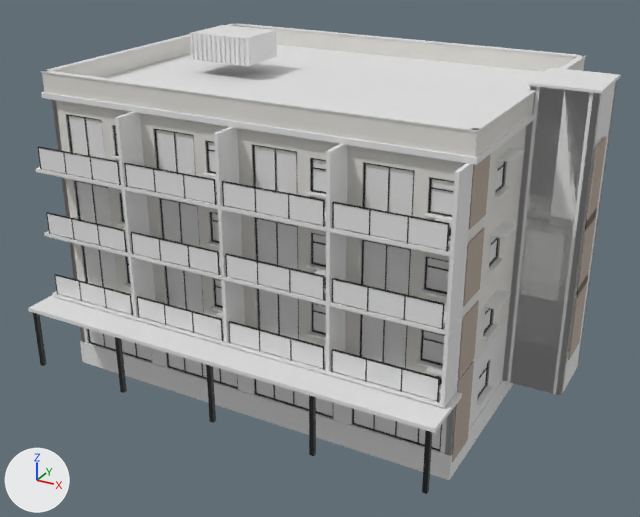
One commit to the glTF model godot/assets/buildings/apartment_20x15_4.glb: the scene before it, then after it.
The view is the same before and after, from a 50 mm lens placed at (19.9, -36.5, 22.1), pointed at (1.0, -2.2, 4.9). Arrows for +X, +Y and +Z are at lower left; the lights stay in place. The first picture is the older version. Vertices at exactly the same position are counted once.

The scene before the commit, as lines of its bpy script (objects in view):
```python
me_cube = bpy.data.meshes.new('Cube')
me_cube.from_pydata(...)  # 9004 vertices, 15856 faces; spans x -10.6..12.9, y -10.3..8.1, z -1.2..14.8
# faces by material slot: [15136, 720]
me_cube.materials.append(mat_kit)
me_cube.materials.append(mat_kitglass)
ob_apartment_20x15_4 = bpy.data.objects.new('apartment_20x15_4', me_cube)
ob_apartment_20x15_4.location = (0.0, 0.0, 0.0)
```
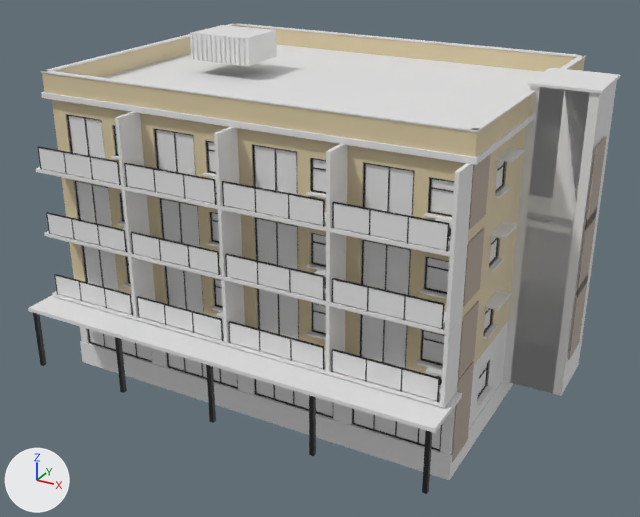
Pixel boxes (x1, y1, x2, y2) of what changed, in the pictures (640 x 517 px; the box of a moved part takes in the faces that stretch with it):
part 1 of me_cube, moved or reshaped
    before: (297, 86, 600, 455)
    after: (311, 233, 499, 366)
part 2 of me_cube, moved or reshaped
    before: (52, 100, 223, 342)
    after: (120, 198, 223, 308)
part 3 of me_cube, recoloured (white to beige)
    both: (42, 25, 585, 374)

Patch to the scene script:
```diff
--- a/godot/assets/buildings/apartment_20x15_4.glb.py
+++ b/godot/assets/buildings/apartment_20x15_4.glb.py
@@ me_cube @@
 me_cube.from_pydata(...)  # 9004 vertices, 15856 faces; spans x -10.6..12.9, y -10.3..8.1, z -1.2..14.8
 # used by ob_apartment_20x15_4; location = (0.0, 0.0, 0.0)
+# me_cube part 1: 85 vertices moved within x 2.8..12.4, y -7.4..4.4, z 2.2..10.9; 18 vertices removed from x 9.8..12.6, y -7.5..7.5, z 0.0..14.0; 18 vertices added at x 9.8..12.6, y -7.2..7.2, z 0.0..14.0
+# me_cube part 2: 47 vertices moved within x -10.2..-0.4, y -7.4..-3.1, z 4.0..8.8; 5 vertices removed from x -9.8, y -7.5, z 0.0..12.6; 5 vertices added at x -9.8, y -7.2, z 0.0..12.6
+# me_cube part 3: 1852 kept faces spanning x -10.2..10.2, y -7.7..7.7, z -0.4..13.7 get new vertex colours; the middle colour goes from white #f9f7f1 to beige #f3e1b8
 me_cube.materials.append(mat_kit)
```
